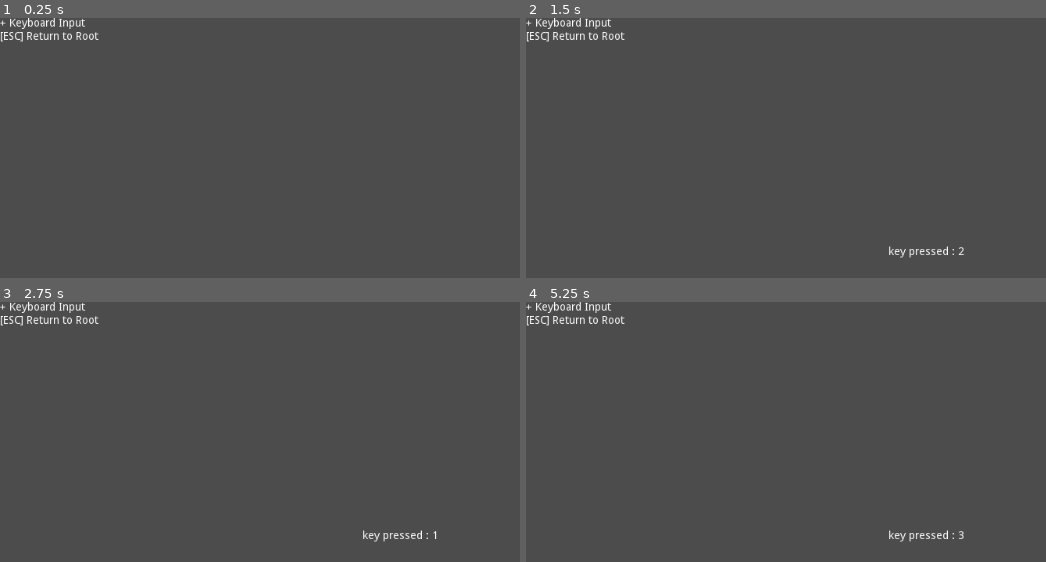
Above: before the commit, frames 1-4 (two rows, left to right).
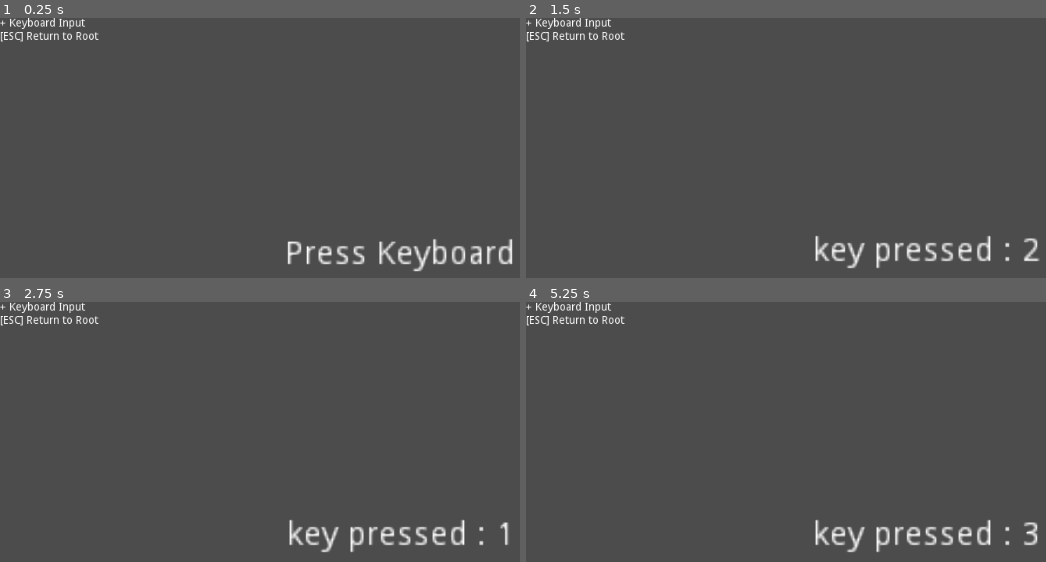
Above: after the commit, the same moments.

Repository: R2Road/godot_playground
Game: Godot game, scene res://gds_basic/gds_basic_KeyboardInputScene.tscn
Two runs of this game, one before a commit and one after it. Both use one fixed random seed, a clock stepped at 60 frames per second and the inputs below. This scene is started directly instead of the project's main scene.
Inputs:
- Up to frame 1 (0.25 s): no input
- Up to frame 2 (1.5 s): tap Enter at 0.5 s; tap 1 at 0.6 s; tap 2 at 0.8, 1.35 s; tap Space at 1.25 s
- Up to frame 3 (2.75 s): tap 5 at 1.55, 2.1 s; tap Enter at 2 s; tap 1 at 2.3 s
- Up to frame 4 (5.25 s): tap Space at 2.75, 4.25 s; tap 1 at 2.85, 4.55 s; tap 2 at 3.05, 3.6 s; tap Enter at 3.5 s; tap 5 at 3.8, 4.35 s; tap 3 at 5.1 s

The runs differ from the first frame. In frame 1, 1.7% of the frame differs, in the area x 55-99%, y 85-98%; in frame 2, 1.5%; in frame 3, 1.5%; in frame 4, 1.6%.

Commit message:
update scene : gds_basic - KeyboardInputScene

Diff:
--- a/2d_ground/gds_basic/gds_basic_KeyboardInputScene.gd
+++ b/2d_ground/gds_basic/gds_basic_KeyboardInputScene.gd
@@ -28,6 +28,6 @@
 func UpdateMessage( arg ):
 	$Message.text = str( arg )
 	$Message.set_position(
-		Vector2( get_viewport().size.x * 0.5, get_viewport().size.y * 0.5 )
-		- Vector2( $Message.get_minimum_size().x * 0.5, $Message.get_minimum_size().y * 0.5 )
+			Vector2( get_viewport().size.x * 0.5, get_viewport().size.y * 0.5 )
+			- ( Vector2( $Message.get_minimum_size().x * 0.5, $Message.get_minimum_size().y * 0.5 ) * $Message.get_scale() )
 	)
--- a/2d_ground/gds_basic/gds_basic_KeyboardInputScene.tscn
+++ b/2d_ground/gds_basic/gds_basic_KeyboardInputScene.tscn
@@ -13,8 +13,16 @@
 }
 
 [node name="Message" type="Label" parent="."]
-margin_right = 40.0
-margin_bottom = 14.0
+anchor_left = 0.5
+anchor_top = 0.5
+anchor_right = 0.5
+anchor_bottom = 0.5
+margin_left = 365.0
+margin_top = 283.071
+margin_right = 463.0
+margin_bottom = 297.071
+rect_scale = Vector2( 3, 3 )
+text = "Press Keyboard"
 __meta__ = {
 "_edit_use_anchors_": false
 }
